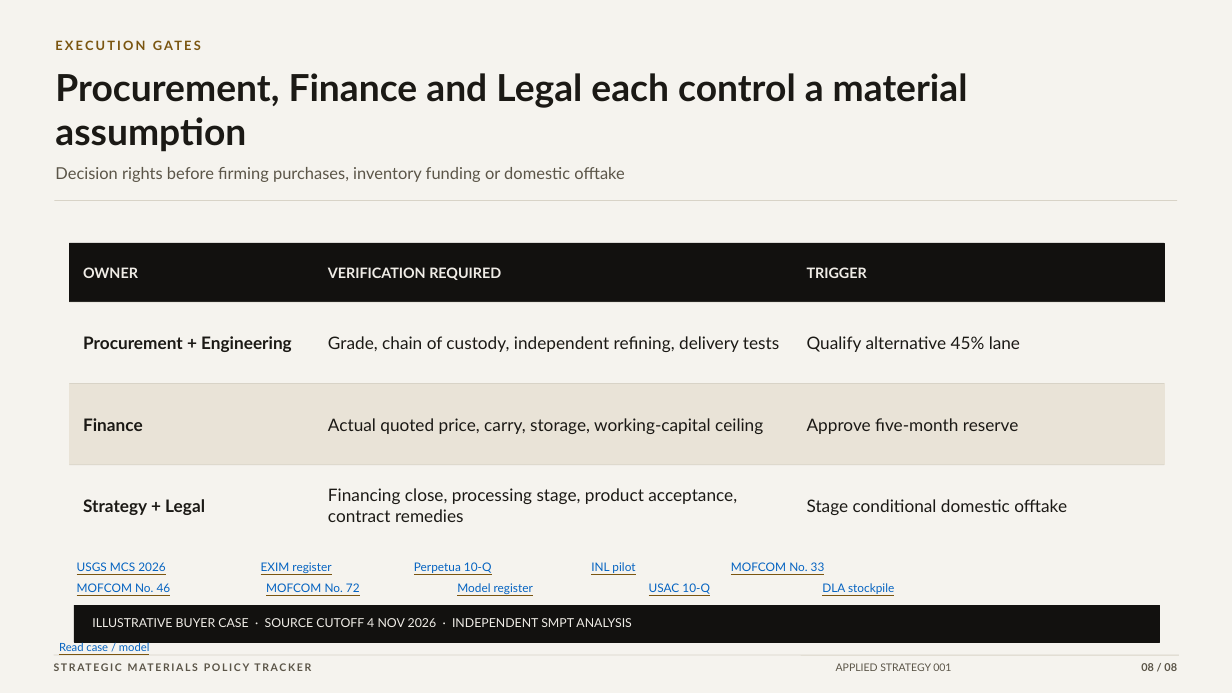
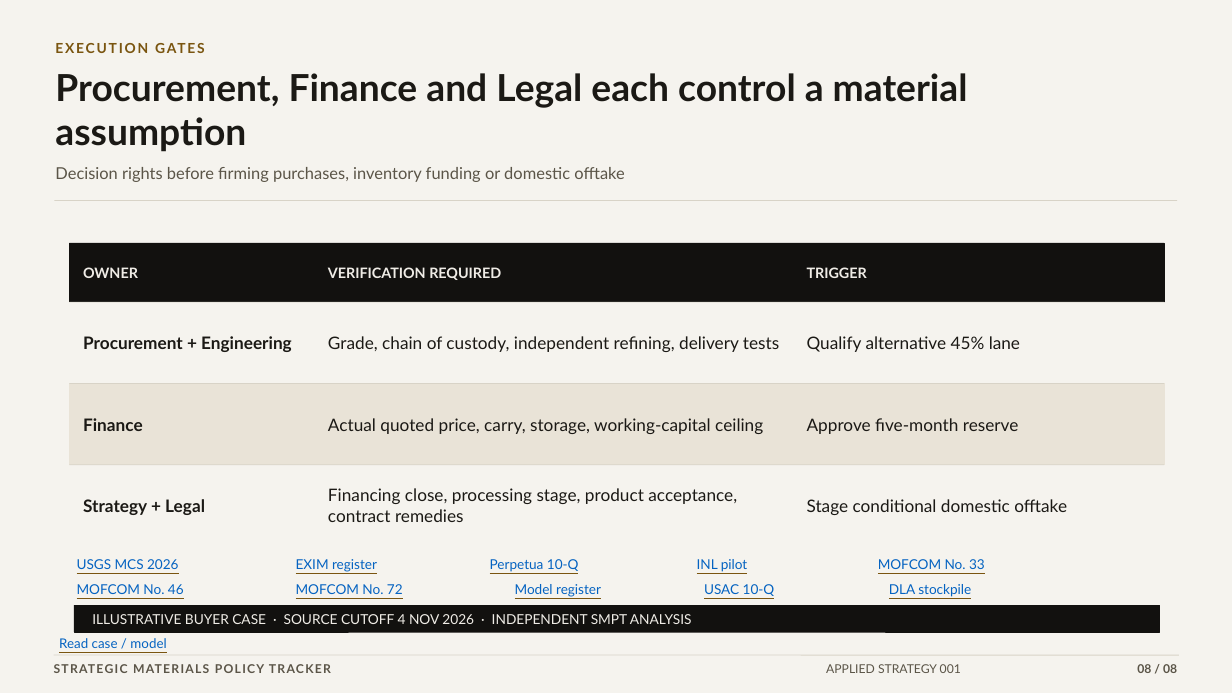
Before and after one commit to VSSpowerlifting/strategic-materials-policy-tracker, a slide deck: slide 8 of public/research/applied-001/antimony-supply-resilience-archivo-executive.pptx. Drawn at 1232x693 pixels with LibreOffice and Linux fonts; fonts in the diff are those of the drawing. Boxes give left, top, right and bottom in pixels: in the first picture for what was removed or moved away, otherwise in the second. Text is boxed around its words. In the diff, an @@ line names an element or a change of style, - is before the commit and + after.

```diff
--- a/public/research/applied-001/antimony-supply-resilience-archivo-executive.pptx
+++ b/public/research/applied-001/antimony-supply-resilience-archivo-executive.pptx
@@ text "EXECUTION GATES" at (55,36,1146,59): size 10 to 10.8 pt, letter spacing 1.7 to 1.4 pt @@
@@ text "EXIM register": place and size @@
-text "EXIM register" at (261,562,331,573)
+text "EXIM register" at (296,559,377,572)
@@ text "Perpetua 10-Q": place and size @@
-text "Perpetua 10-Q" at (414,562,492,573)
+text "Perpetua 10-Q" at (490,559,579,572)
@@ text "INL pilot": place and size @@
-text "INL pilot" at (591,562,635,573)
+text "INL pilot" at (697,559,747,572)
@@ size 9.2 to 10.6 pt in 10 elements at (77,559,179,569), (77,584,184,594), (296,559,377,572), (515,584,601,597), (889,584,971,597), (704,584,775,596), (296,584,403,594), (490,559,579,572), (697,559,747,572), (878,559,985,569) @@
@@ text "MOFCOM No. 33": place and size @@
-text "MOFCOM No. 33" at (731,562,825,571)
+text "MOFCOM No. 33" at (878,559,985,569)
@@ text "MOFCOM No. 72": place and size @@
-text "MOFCOM No. 72" at (266,583,360,592)
+text "MOFCOM No. 72" at (296,584,403,594)
@@ text "Model register": place and size @@
-text "Model register" at (457,583,533,594)
+text "Model register" at (515,584,601,597)
@@ text "USAC 10-Q": place and size @@
-text "USAC 10-Q" at (649,583,710,594)
+text "USAC 10-Q" at (704,584,775,596)
@@ text "DLA stockpile": place and size @@
-text "DLA stockpile" at (822,583,894,594)
+text "DLA stockpile" at (889,584,971,597)
@@ rectangle: place and size @@
-rectangle at (74,605,1160,642)
+rectangle at (74,605,1160,632)
@@ rectangle at (74,605,1160,632): proportions changed @@
@@ text "ILLUSTRATIVE BUYER CASE · SOURCE ..." at (92,614,692,624): size 9.6 to 10.7 pt @@
@@ text "Read case / model" at (59,638,166,648): size 8.8 to 10.4 pt @@
@@ text "STRATEGIC MATERIALS POLICY TRACKER" at (54,660,479,678): size 8.2 to 9.5 pt, letter spacing 1.3 to 1 pt @@
@@ text "APPLIED STRATEGY 001" at (826,664,961,673): size 8.2 to 9.5 pt @@
@@ text "08 / 08" at (1137,664,1177,673): size 8.5 to 9.5 pt @@
```
Also in this commit, not shown: 7 other slides changed, 4 other files.
